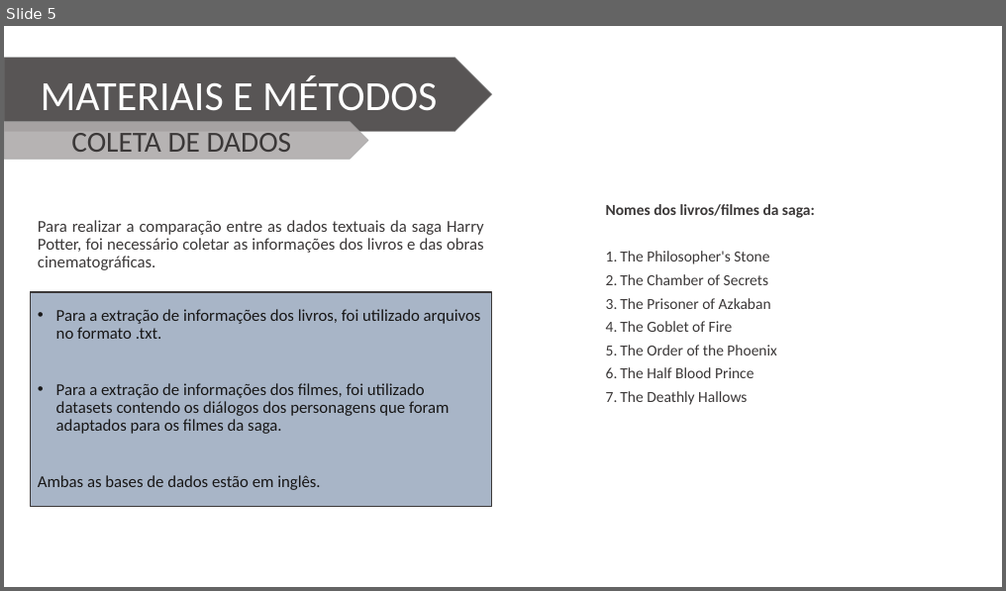
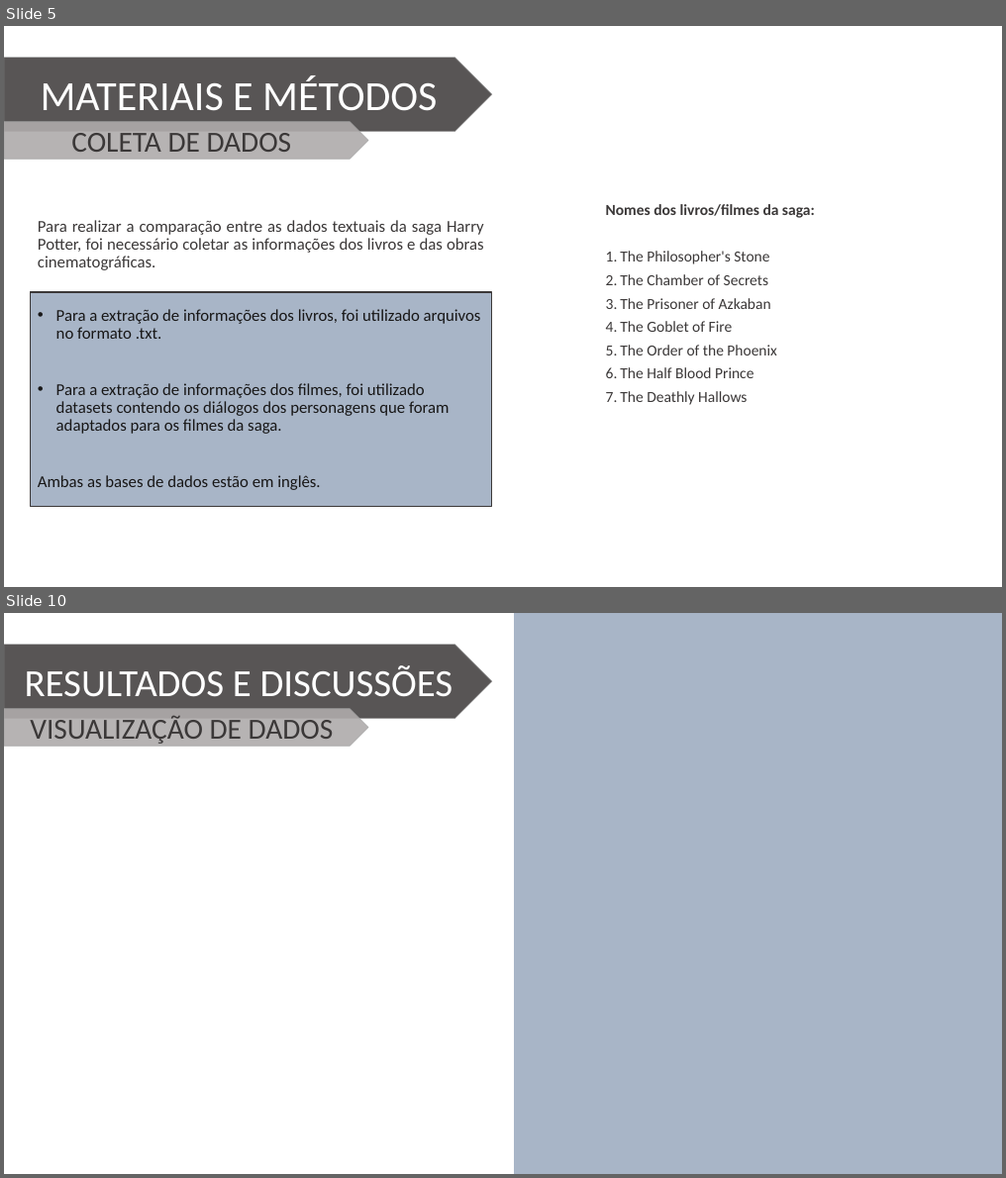
Before and after one commit to Wiryco/Natural-Language-Analysis-And-Processing, a slide deck: Apresentação TCC - Vinícius Andrade Lopes.pptx. Shown one above the other, each under a label of ours: slide 5 before the commit, slides 5 and 10 after it; the slides between them are not shown. The pictures are 1006x591 and 1006x1178 pixels, drawn with LibreOffice and Linux fonts; fonts in the diff are those of the drawing; background and template pictures are left out. Boxes give left, top, right and bottom in pixels: in the first picture for what was removed or moved away, otherwise in the second. Text is boxed around its words. In the diff, an @@ line names an element or a change of style, - is before the commit and + after.

```diff
--- a/Apresentação TCC - Vinícius Andrade Lopes.pptx
+++ b/Apresentação TCC - Vinícius Andrade Lopes.pptx
@@ slide 10 added at <box>4,613,1002,1174</box>, background picture (left out) @@
@@ rectangle added at <box>514,613,1002,1174</box>, fill #8497B0 at 70% opacity @@
@@ pentagon arrow added at <box>4,645,492,719</box>, fill #3B3838 at 85% opacity, outline #A5A5A5 0.5 pt, 37 pt, text #FFFFFF @@
+RESULTADOS E DISCUSSÕES
@@ pentagon arrow added at <box>4,709,368,747</box>, fill #AFABAB at 90% opacity, outline #A5A5A5 0.5 pt, 28 pt, text #3B3838 @@
+VISUALIZAÇÃO DE DADOS
```
Also in this commit, not shown: 5 slides changed, 2 other slides added.
